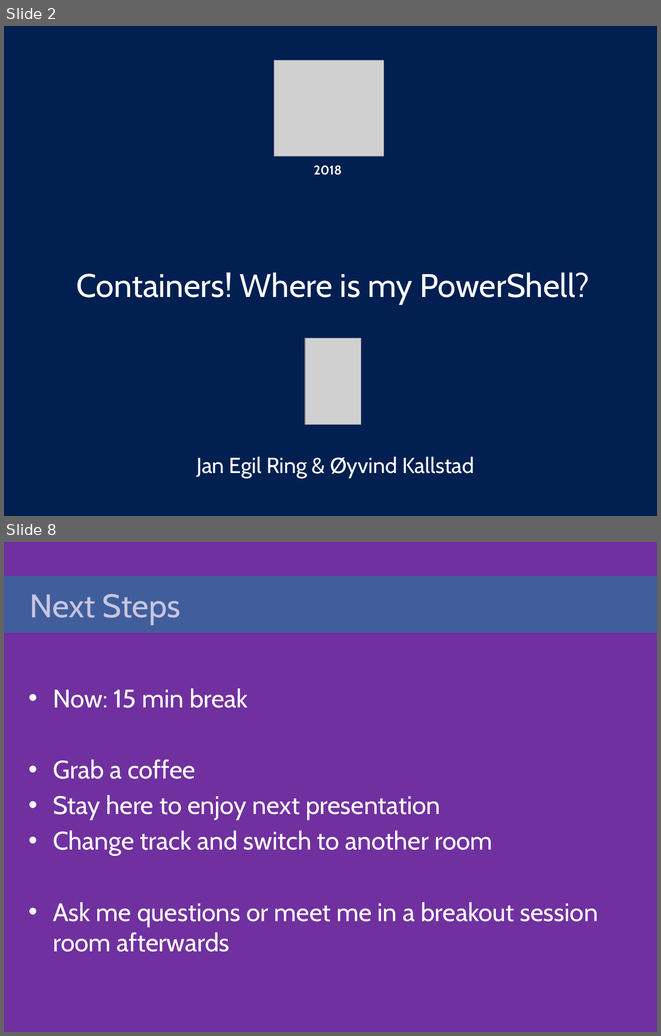
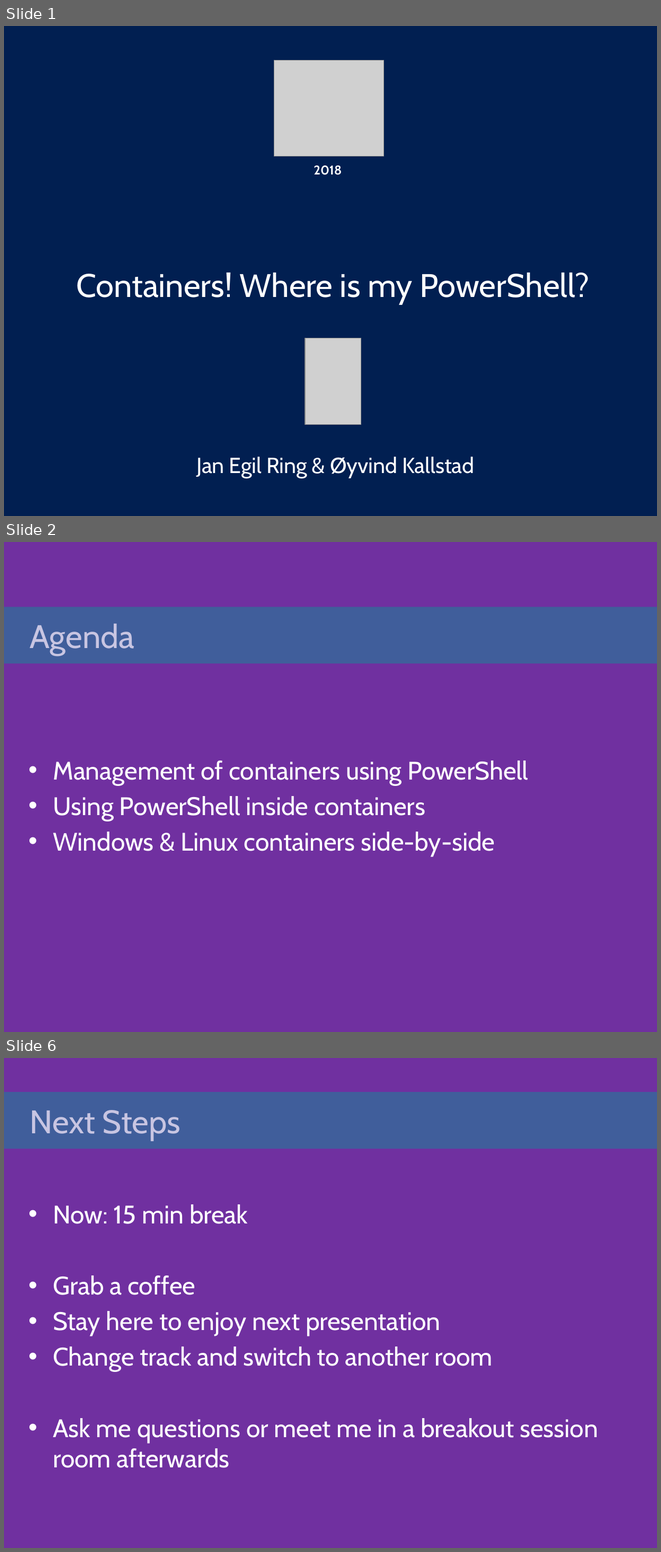
Before and after one commit to gravejester/psconfeu2018-shared, a slide deck: presentation/Jan Egil Ring & Øyvind Kallstad - Containers - Where is my PowerShell.pptx. Shown one above the other, each under a label of ours: slides 2 and 8 before the commit, slides 1, 2 and 6 after it; the slides between them are not shown. The pictures are 661x1036 and 661x1552 pixels, drawn with LibreOffice and Linux fonts; fonts in the diff are those of the drawing; grey boxes stand for pictures; background and template pictures are left out. Boxes give left, top, right and bottom in pixels: in the first picture for what was removed or moved away, otherwise in the second. Text is boxed around its words. In the diff, an @@ line names an element or a change of style, - is before the commit and + after.

```diff
--- a/presentation/Jan Egil Ring & Øyvind Kallstad - Containers - Where is my PowerShell.pptx
+++ b/presentation/Jan Egil Ring & Øyvind Kallstad - Containers - Where is my PowerShell.pptx
@@ slide 2 added at (4, 542, 657, 1032), background picture (left out) @@
@@ title added at (4, 607, 657, 663), fill #405E9B, 36 pt, text #C8C5E2 @@
+Agenda
@@ text added at (53, 760, 528, 856), 28 pt, text #FFFFFF @@
+• Management of containers using PowerShell
+• Using PowerShell inside containers
+• Windows & Linux containers side-by-side
@@ what was slide 2 is now slide 1 @@
@@ what was slide 8 is now slide 6 @@
```
Also in this commit, not shown: 1 slide changed, 2 other slides added, 6 slides removed, 1 other file.
